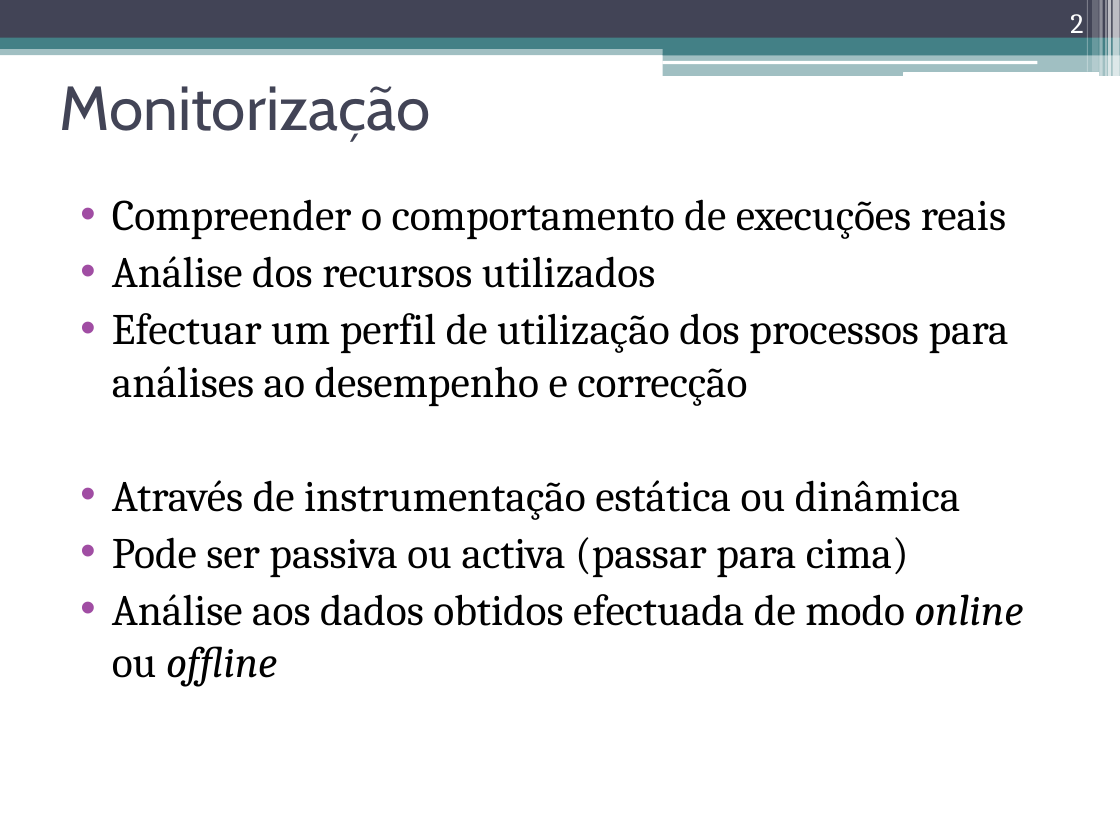
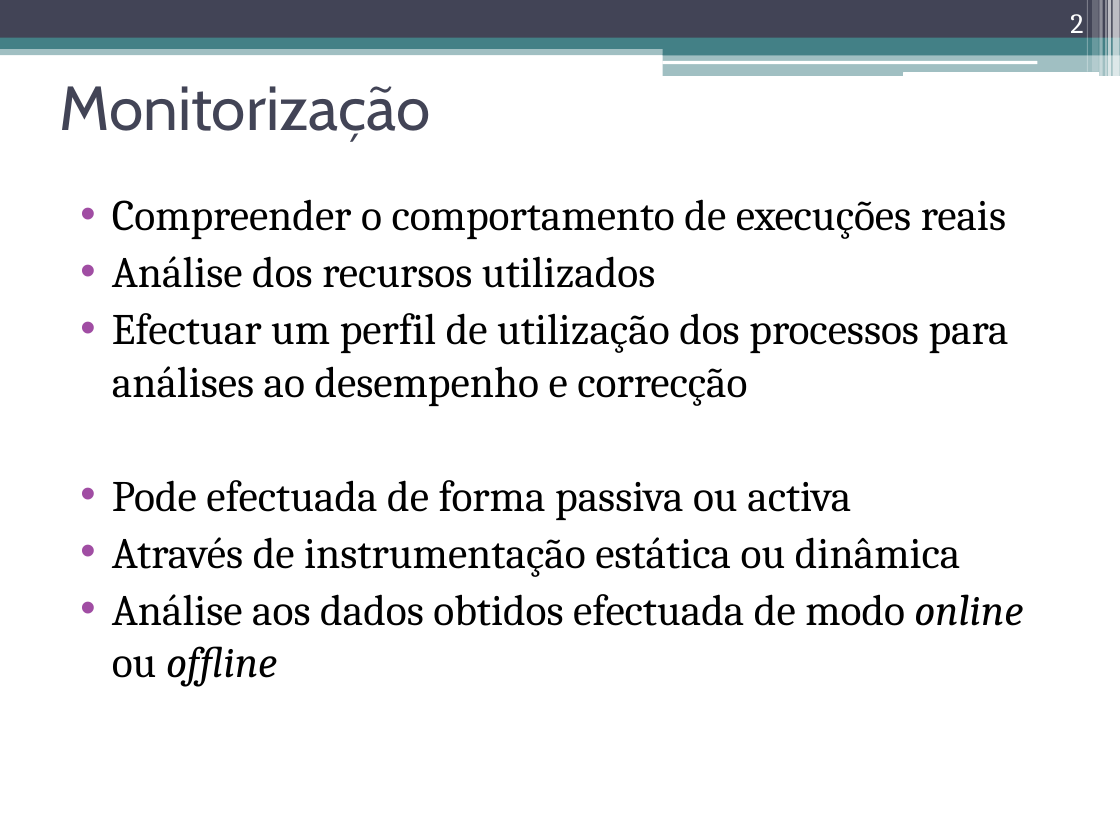
Before and after one commit to nunogmartins/cap_dissertation, a slide deck: slide 2 of doc/apresentacao_dissertacao.pptx. Drawn at 1120x840 pixels with LibreOffice and Linux fonts; fonts in the diff are those of the drawing. Boxes give left, top, right and bottom in pixels: in the first picture for what was removed or moved away, otherwise in the second. Text is boxed around its words. In the diff, an @@ line names an element or a change of style, - is before the commit and + after.

Commit message:
alteracoes efectuadas

```diff
--- a/doc/apresentacao_dissertacao.pptx
+++ b/doc/apresentacao_dissertacao.pptx
@@ text at [112, 480, 851, 520]: paragraph added @@
+• Pode efectuada de forma passiva ou activa
@@ text at [112, 537, 909, 577]: paragraph removed @@
-• Pode ser passiva ou activa (passar para cima)
```
Also in this commit, not shown: 1 other slide changed.
